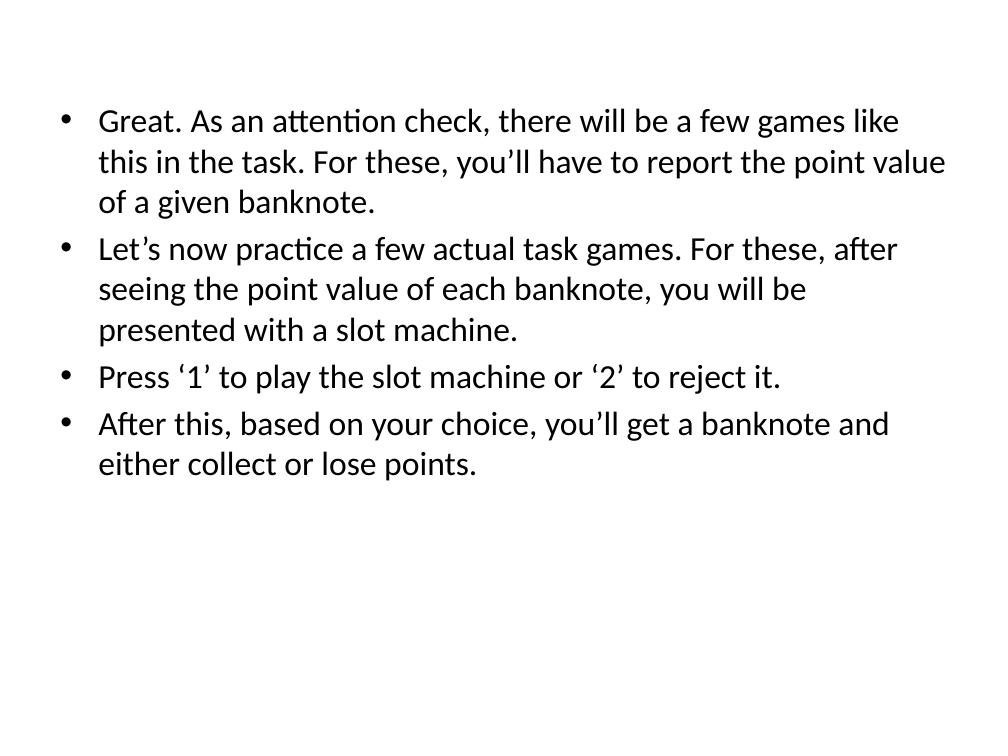
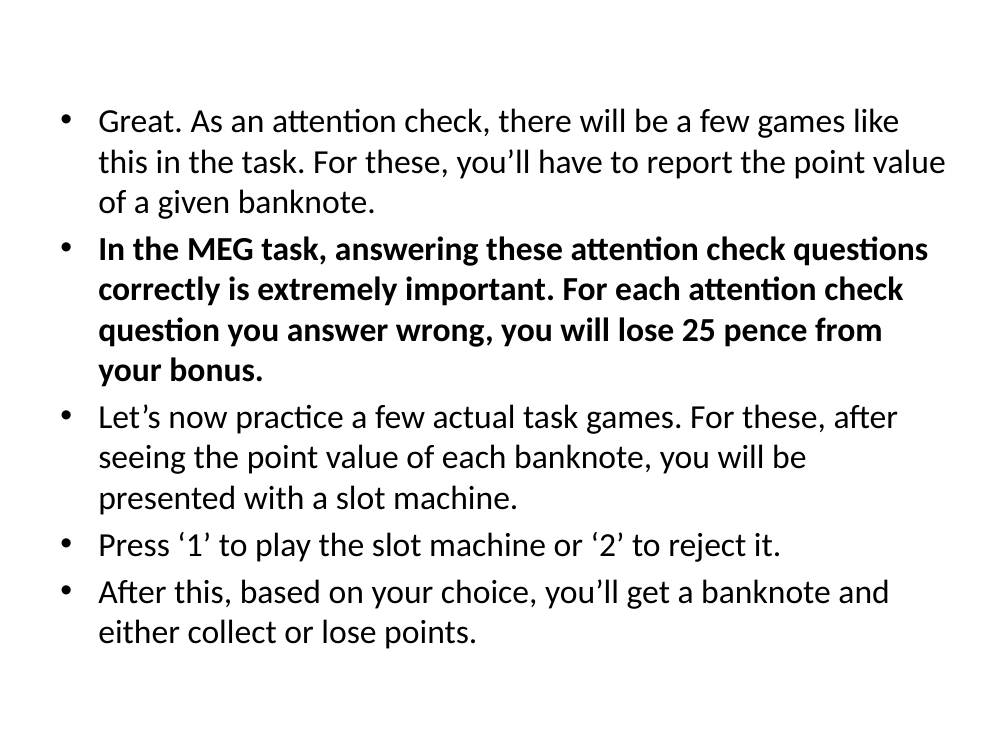
Before and after one commit to evanrussek/Gamble_Task_browser, a slide deck: slide 10 of public/Practice_Task2/Stimuli/uws_instr_slides_ver2_jpg.pptx. Drawn at 1008x756 pixels with LibreOffice and Linux fonts; fonts in the diff are those of the drawing. Boxes give left, top, right and bottom in pixels: in the first picture for what was removed or moved away, otherwise in the second. Text is boxed around its words. In the diff, an @@ line names an element or a change of style, - is before the commit and + after.

```diff
--- a/public/Practice_Task2/Stimuli/uws_instr_slides_ver2_jpg.pptx
+++ b/public/Practice_Task2/Stimuli/uws_instr_slides_ver2_jpg.pptx
@@ text at (x1=98, y1=236, x2=928, y2=387): paragraph added @@
+• In the MEG task, answering these attention check questions correctly is extremely important. For each attention check question you answer wrong, you will lose 25 pence from your bonus.
```
Also in this commit, not shown: 7 other slides changed, 3 slides added, 1 slide removed, 29 other files.
